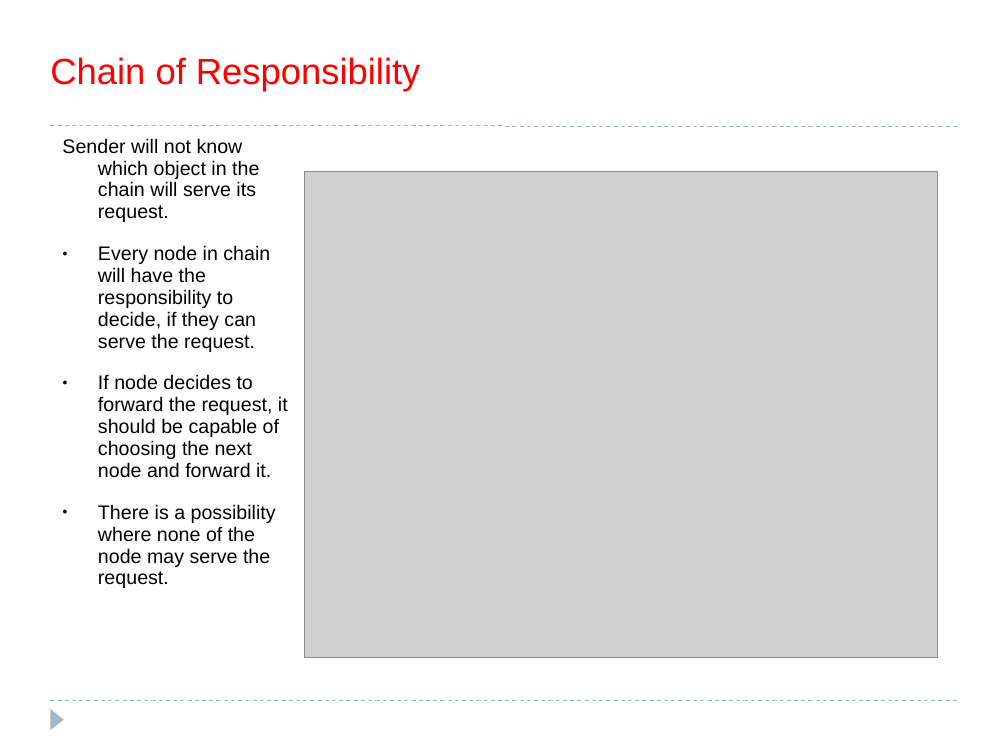
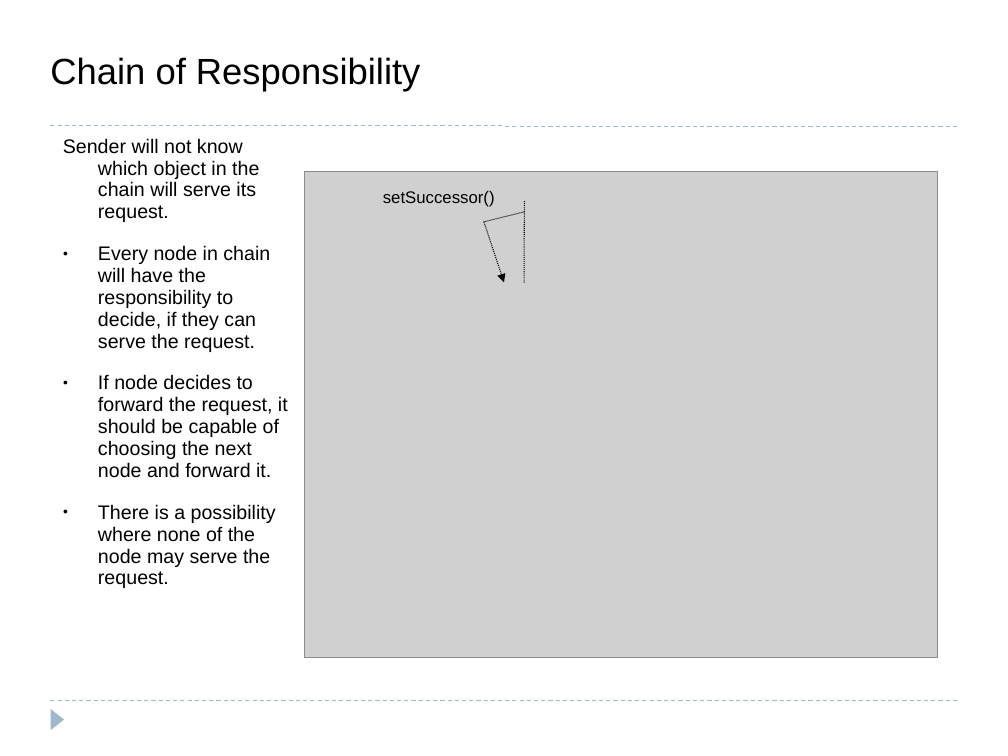
Before and after one commit to bpcrao/purnacode, a slide deck: slide 42 of ppts/Design Patterns Latest.ppt. Drawn at 1008x756 pixels with LibreOffice and Linux fonts; fonts in the diff are those of the drawing; grey boxes stand for pictures. Boxes give left, top, right and bottom in pixels: in the first picture for what was removed or moved away, otherwise in the second. Text is boxed around its words. In the diff, an @@ line names an element or a change of style, - is before the commit and + after.

```diff
--- a/ppts/Design Patterns Latest.ppt
+++ b/ppts/Design Patterns Latest.ppt
@@ title "Chain of Responsibility" at [50,57,420,92]: text colour #FF0000 to #000000 @@
@@ text added at [383,191,495,207], 12 pt, text #000000 @@
+setSuccessor()
@@ line added from (524, 282) to (524, 202), #000000 0.74 pt dashed @@
@@ arrow added from (484, 222) to (504, 282), #000000 0.74 pt dashed @@
@@ line added from (524, 212) to (484, 222), #000000 0.74 pt dashed @@
```
Also in this commit, not shown: 41 other slides changed, 1 slide removed, 3 other files.
